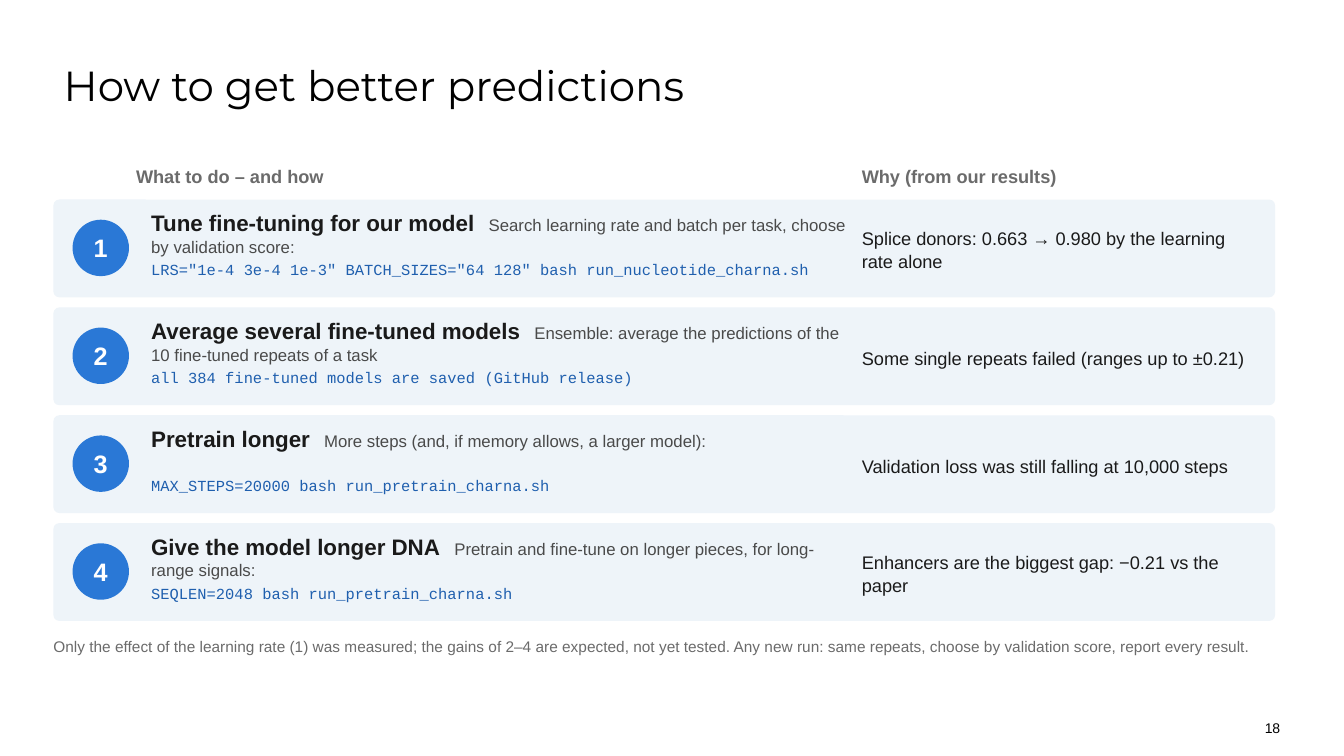
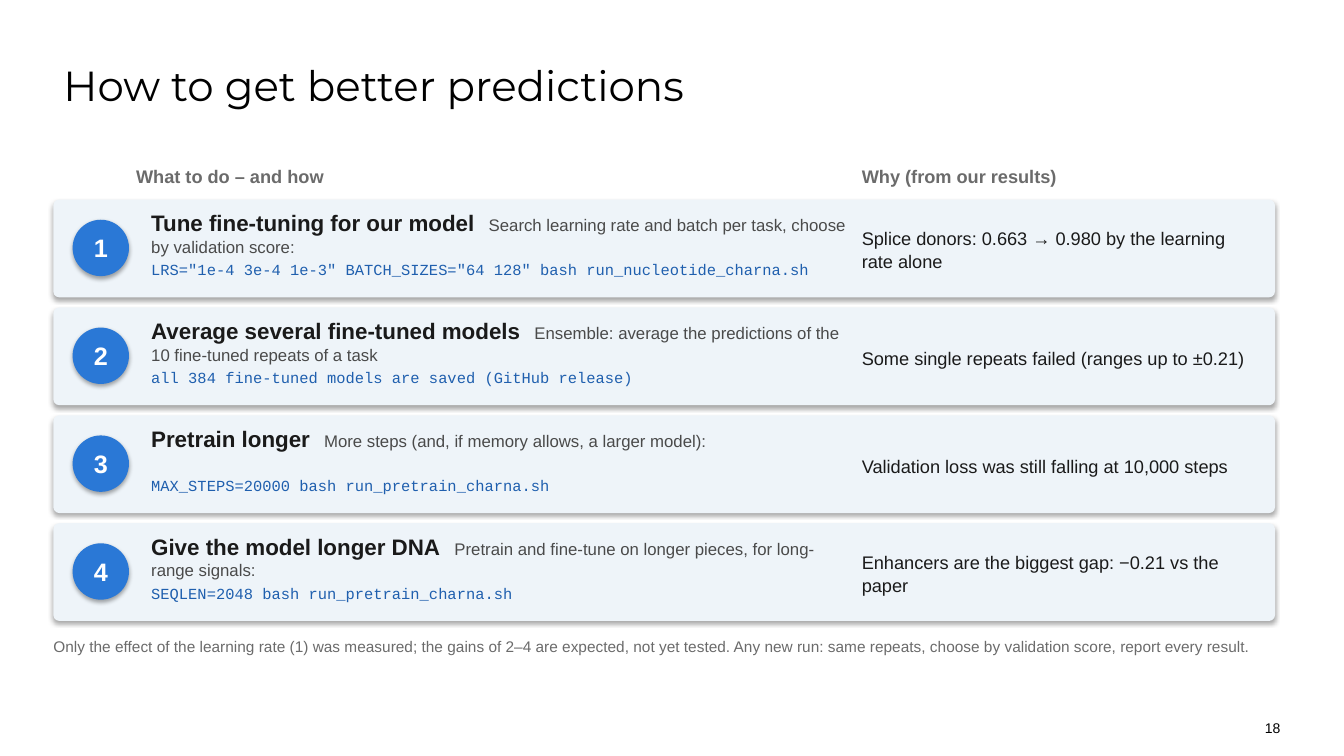
Before and after one commit to OMAR622-ai/dna-xlstm-charna, a slide deck: slide 18 of docs/presentation/GBST_BERT_DLfMI_presentation.pptx. Drawn at 1344x756 pixels with LibreOffice and Linux fonts; fonts in the diff are those of the drawing; background and template pictures are left out. Boxes give left, top, right and bottom in pixels: in the first picture for what was removed or moved away, otherwise in the second. Text is boxed around its words. In the diff, an @@ line names an element or a change of style, - is before the commit and + after.

```diff
--- a/docs/presentation/GBST_BERT_DLfMI_presentation.pptx
+++ b/docs/presentation/GBST_BERT_DLfMI_presentation.pptx
@@ shadow on in 8 elements at box(73, 220, 129, 276), box(73, 328, 129, 384), box(73, 436, 129, 492), box(73, 543, 129, 600), box(53, 200, 1275, 297), box(53, 308, 1275, 405), box(53, 415, 1275, 513), box(53, 523, 1275, 621) @@
```
Also in this commit, not shown: 18 other slides changed, 1 other file.
